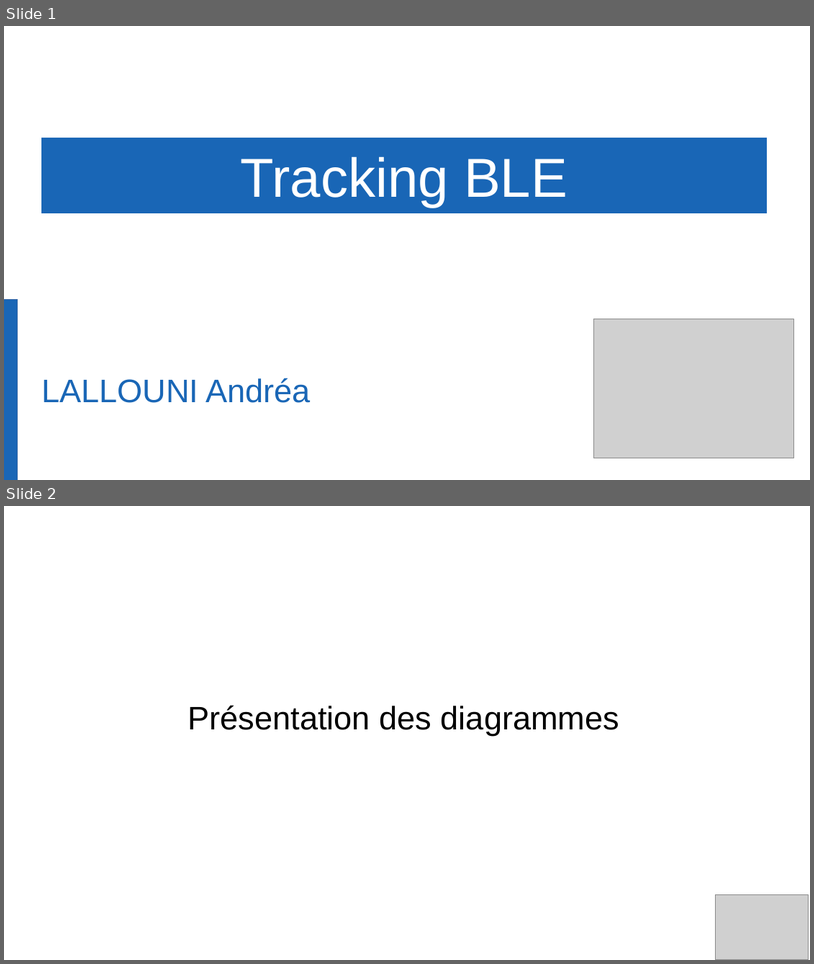
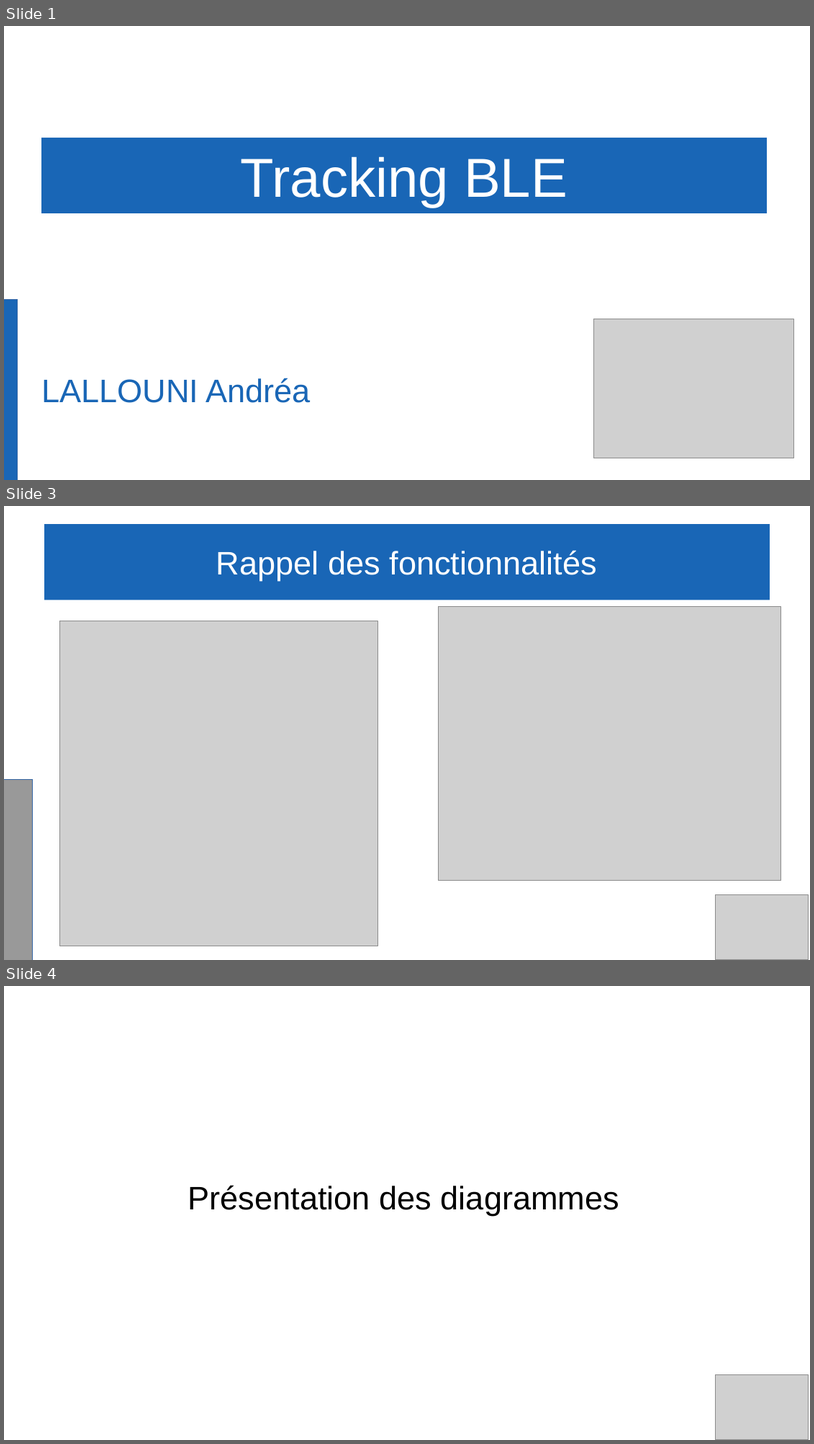
Before and after one commit to Gabin221/Tracking-BLE-documents, a slide deck: Revues/Revues2/andrea/presentation_andrea.odp. Shown one above the other, each under a label of ours: slides 1 and 2 before the commit, slides 1, 3 and 4 after it; the slides between them are not shown. The pictures are 814x964 and 814x1444 pixels, drawn with LibreOffice and Linux fonts; fonts in the diff are those of the drawing; grey boxes stand for pictures; background and template pictures are left out. Boxes give left, top, right and bottom in pixels: in the first picture for what was removed or moved away, otherwise in the second. Text is boxed around its words. In the diff, an @@ line names an element or a change of style, - is before the commit and + after.

```diff
--- a/Revues/Revues2/andrea/presentation_andrea.odp
+++ b/Revues/Revues2/andrea/presentation_andrea.odp
@@ slide 3 added at [4, 506, 810, 960], background #FFFFFF @@
@@ title added at [44, 524, 770, 600], fill #1966B6, 32 pt, text #FFFFFF @@
+Rappel des fonctionnalités
@@ picture added at [439, 607, 782, 880] @@
@@ picture added at [59, 621, 378, 945] @@
@@ rectangle added at [4, 780, 33, 960], fill #999999, outline #3465A4 0 pt @@
@@ picture added at [716, 895, 809, 959] @@
@@ what was slide 2 is now slide 4 @@
```
Also in this commit, not shown: 2 slides changed, 3 other slides added.
